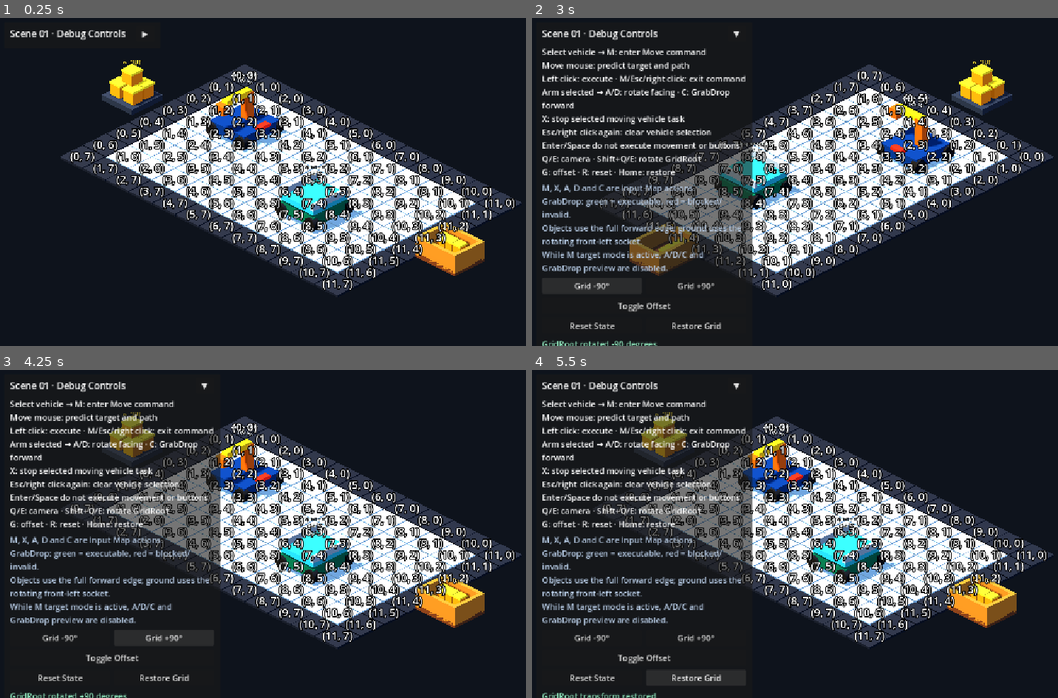
Above: before the commit, frames 1-4 (two rows, left to right).
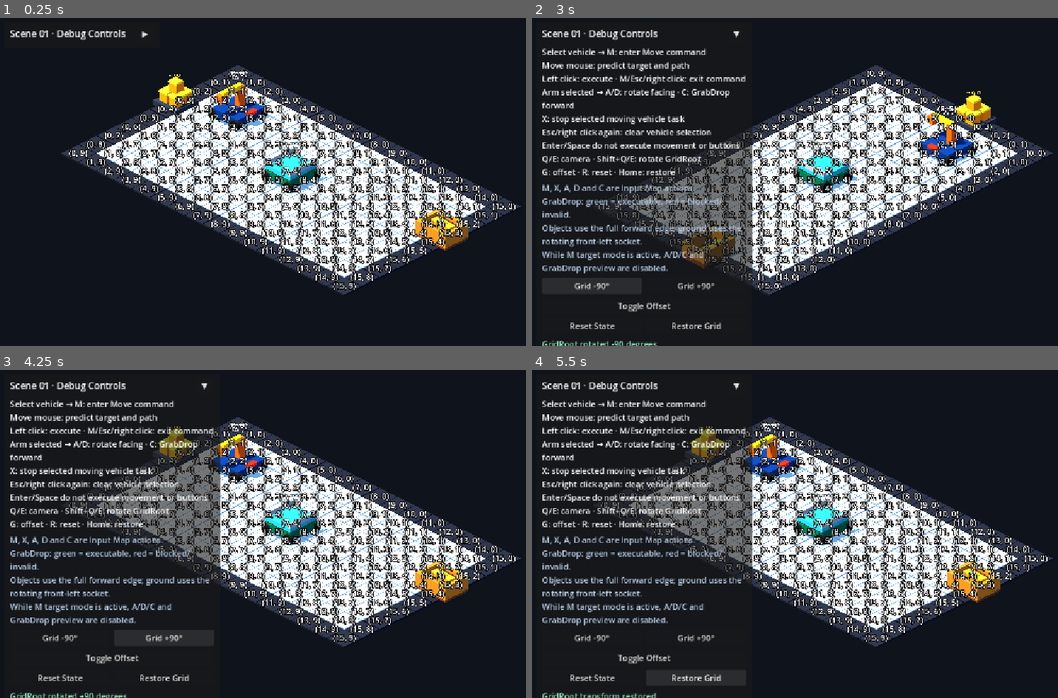
Above: after the commit, the same moments.

Repository: Ri0n72Y/automata
Game: Godot game, scene res://scenes/scene_01/scene_01_basic_packing.tscn
The game is run twice, just before and just after one commit, with the same random seed, the same clock (stepped at 60 frames per second) and the same inputs.
Inputs:
- Up to frame 1 (0.25 s): no input
- Up to frame 2 (3 s): click "▶" at 0.5 s; click "▼" at 1.25 s; click "▶" at 2 s; click "Grid -90°" at 2.75 s
- Up to frame 3 (4.25 s): click "Grid +90°" at 3.5 s
- Up to frame 4 (5.5 s): click "Toggle Offset" at 4.25 s; click "Restore Grid" at 5 s

The runs differ from the first frame. In frame 1, 23% of the frame differs, in the area x 11-100%, y 12-85%; in frame 2, 22%; in frame 3, 22%; in frame 4, 22%.

Commit message:
[codex]fix(scene-01): expand manual test field and route arm input

Diff:
--- a/scenes/scene_01/scene_01_basic_packing.tscn
+++ b/scenes/scene_01/scene_01_basic_packing.tscn
@@ -1,8 +1,8 @@
-[gd_scene load_steps=20 format=3 uid="uid://scene01basicpacking"]
+[gd_scene load_steps=21 format=3 uid="uid://scene01basicpacking"]
 
 [ext_resource type="Script" path="res://scripts/scene_01/scene_01_controller.gd" id="1_controller"]
 [ext_resource type="Script" path="res://scripts/grid/grid_debug_view.gd" id="2_grid_debug"]
-[ext_resource type="PackedScene" path="res://scenes/scene_01/components/scene_01_field_12x8.tscn" id="3_static_field"]
+[ext_resource type="PackedScene" path="res://scenes/scene_01/components/scene_01_field_16x10.tscn" id="3_static_field"]
 [ext_resource type="Script" path="res://scripts/input/grid_selection_controller.gd" id="4_grid_selection"]
 [ext_resource type="PackedScene" path="res://scenes/scene_01/components/scene_01_camera_lighting.tscn" id="5_camera_lighting"]
 [ext_resource type="Script" path="res://scripts/scene_01/scene_01_vehicle_manager.gd" id="6_vehicle_manager"]
@@ -18,6 +18,7 @@
 [ext_resource type="Script" path="res://scripts/input/vehicle_grab_drop_controller.gd" id="16_grab_drop"]
 [ext_resource type="Script" path="res://scripts/objects/ground_block_field.gd" id="17_ground_field"]
 [ext_resource type="PackedScene" path="res://scenes/scene_01/components/grab_drop_interaction_preview.tscn" id="18_grab_drop_preview"]
+[ext_resource type="Script" path="res://scripts/input/vehicle_grab_drop_input_router.gd" id="19_grab_drop_input"]
 
 [sub_resource type="Resource" id="Resource_ground_field"]
 resource_local_to_scene = true
@@ -25,6 +26,8 @@
 
 [node name="Scene01BasicPacking" type="Node3D"]
 script = ExtResource("1_controller")
+grid_width = 16
+grid_height = 10
 
 [node name="SceneRoot" type="Node3D" parent="."]
 unique_name_in_owner = true
@@ -52,6 +55,9 @@
 script = ExtResource("16_grab_drop")
 
 [node name="GrabDropInteractionPreview" parent="SceneRoot/GridRoot/VehicleGrabDropController" instance=ExtResource("18_grab_drop_preview")]
+
+[node name="VehicleGrabDropInputRouter" type="Node" parent="SceneRoot/GridRoot"]
+script = ExtResource("19_grab_drop_input")
 
 [node name="GridSelectionController" type="Node3D" parent="SceneRoot/GridRoot"]
 unique_name_in_owner = true
@@ -88,18 +94,18 @@
 
 [node name="InfiniteBlockPile" parent="SceneRoot/ObjectRoot/Scene01ObjectManager" instance=ExtResource("13_item_source")]
 unique_name_in_owner = true
-position = Vector3(-0.85, 0, 4)
+position = Vector3(0.5, 0, 4)
 
 [node name="StandardBox" parent="SceneRoot/ObjectRoot/Scene01ObjectManager" instance=ExtResource("14_item_receiver")]
 unique_name_in_owner = true
-position = Vector3(12.85, 0, 4)
+position = Vector3(15.5, 0, 4)
 
 [node name="CameraRoot" type="Node3D" parent="SceneRoot"]
 unique_name_in_owner = true
 
 [node name="Scene01CameraRig" parent="SceneRoot/CameraRoot" instance=ExtResource("5_camera_lighting")]
 unique_name_in_owner = true
-position = Vector3(6, 0, 4)
+position = Vector3(8, 0, 5)
 
 [node name="UIRoot" parent="." instance=ExtResource("9_manual_ui")]
 unique_name_in_owner = true
